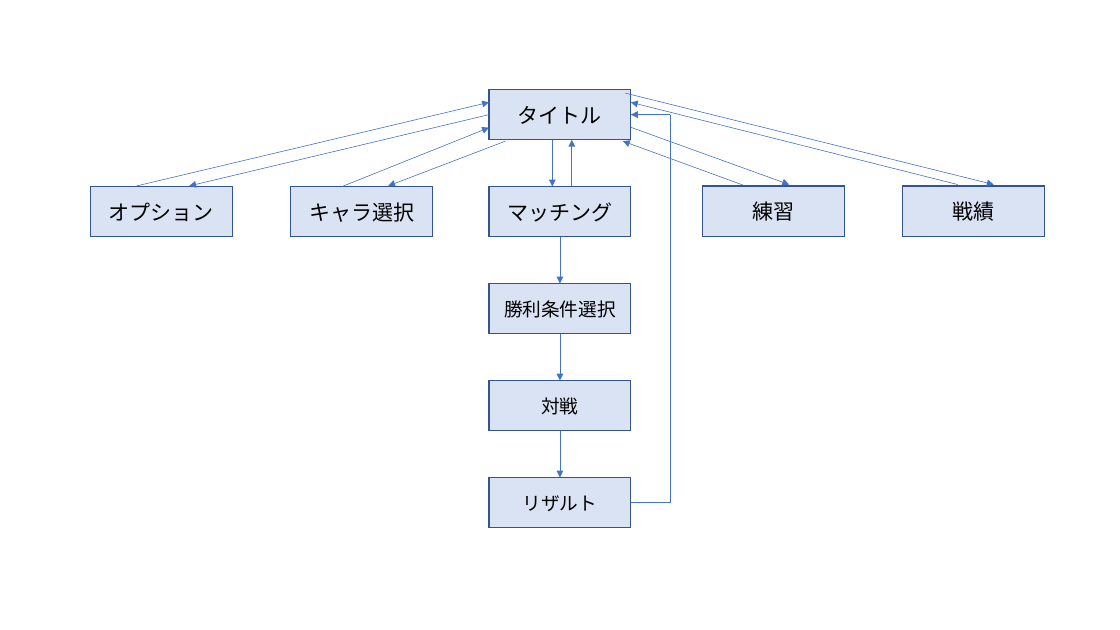
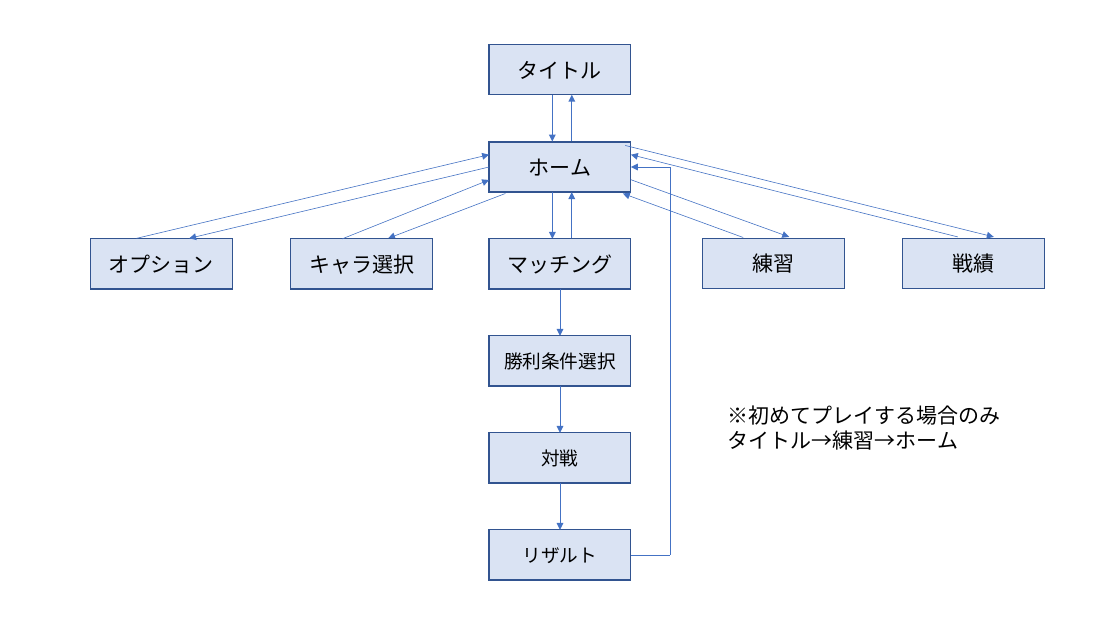
Before and after one commit to soushi1116/Employment, a slide deck: slide 2 of 仕様書/シーン.pptx. Drawn at 1120x630 pixels with LibreOffice and Linux fonts; fonts in the diff are those of the drawing. Boxes give left, top, right and bottom in pixels: in the first picture for what was removed or moved away, otherwise in the second. Text is boxed around its words. In the diff, an @@ line names an element or a change of style, - is before the commit and + after.

Commit message:
仕様書編集

```diff
--- a/仕様書/シーン.pptx
+++ b/仕様書/シーン.pptx
@@ rectangle "タイトル": place and size @@
-rectangle "タイトル" at bbox=[489, 90, 631, 140]
+rectangle "タイトル" at bbox=[489, 45, 631, 95]
@@ arrow added from (553, 95) to (553, 142), #4472C4 0.5 pt @@
@@ arrow added from (572, 141) to (572, 95), #4472C4 0.5 pt @@
@@ rectangle added at bbox=[489, 142, 631, 192], fill #DAE3F3, outline #325491 1 pt, 18 pt, text #000000 @@
+ホーム
@@ 4 arrows, 3 rectangles, 2 lines: place and size @@
-4 arrows, 3 rectangles, 2 lines at bbox=[189, 114, 1045, 528]
+4 arrows, 3 rectangles, 2 lines at bbox=[189, 167, 1045, 581]
@@ text added at bbox=[728, 405, 1001, 450], 18 pt, text #000000 @@
+※初めてプレイする場合のみタイトル→練習→ホーム
@@ 10 arrows, 5 rectangles: place and size @@
-10 arrows, 5 rectangles at bbox=[91, 93, 994, 477]
+10 arrows, 5 rectangles at bbox=[91, 145, 994, 530]
```
